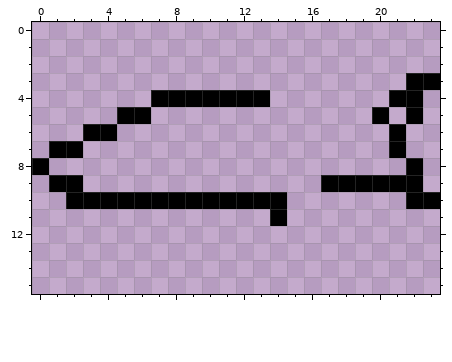
One commit to this pixel-art sprite: src/img/shark.png. The picture above is the old version.
The file is 24x16 pixels.
Once edited:
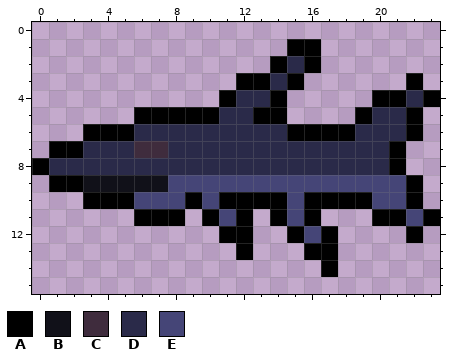
Palette (. is transparent): A #000000  B #111119  C #3f2c3d  D #2a2a49  E #454577
The exact change:
{"y":1,"x":15,"old":"..","new":"AA"}
{"y":2,"x":14,"old":"...","new":"ADA"}
{"y":3,"x":12,"old":"....","new":"AADA"}
{"y":3,"x":23,"old":"A","new":"."}
{"y":4,"x":7,"old":"AAAA","new":"...."}
{"y":4,"x":12,"old":"AA.","new":"DDA"}
{"y":4,"x":20,"old":".","new":"A"}
{"y":4,"x":22,"old":"A.","new":"DA"}
{"y":5,"x":5,"old":"A","new":"."}
{"y":5,"x":7,"old":"........","new":"AAAADDAA"}
{"y":5,"x":19,"old":".A.","new":"ADD"}
{"y":6,"x":5,"old":"................A.","new":"ADDDDDDDDDAAAADDDA"}
{"y":7,"x":3,"old":"..................","new":"DDDCCDDDDDDDDDDDDD"}
{"y":8,"x":1,"old":".....................A","new":"DDDDDDDDDDDDDDDDDDDDA."}
{"y":9,"x":3,"old":"..............AAAAA","new":"BBBBBEEEEEEEEEEEEEE"}
{"y":10,"x":2,"old":"A","new":"."}
{"y":10,"x":6,"old":"AAA","new":"EEE"}
{"y":10,"x":10,"old":"A","new":"E"}
{"y":10,"x":15,"old":".......","new":"EAAAAEE"}
{"y":10,"x":23,"old":"A","new":"."}
{"y":11,"x":6,"old":"...","new":"AAA"}
{"y":11,"x":10,"old":"...","new":"AEA"}
{"y":11,"x":15,"old":"..","new":"EA"}
{"y":11,"x":20,"old":"....","new":"AAEA"}
{"y":12,"x":11,"old":"..","new":"AA"}
{"y":12,"x":15,"old":"...","new":"AEA"}
{"y":12,"x":22,"old":".","new":"A"}
{"y":13,"x":12,"old":".","new":"A"}
{"y":13,"x":16,"old":"..","new":"AA"}
{"y":14,"x":17,"old":".","new":"A"}
{"label":"changed","picture_box":[49,39,440,277]}
